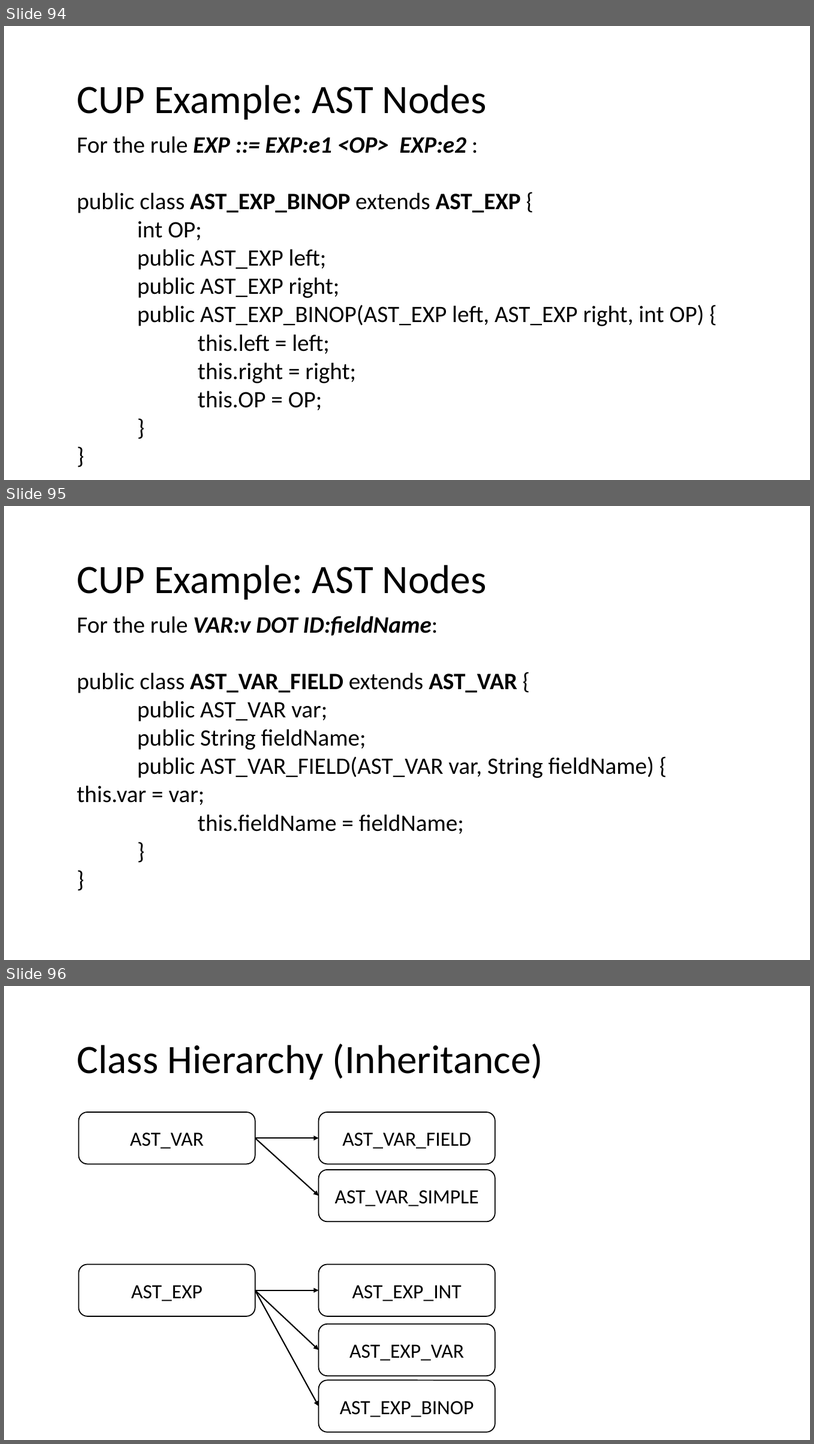
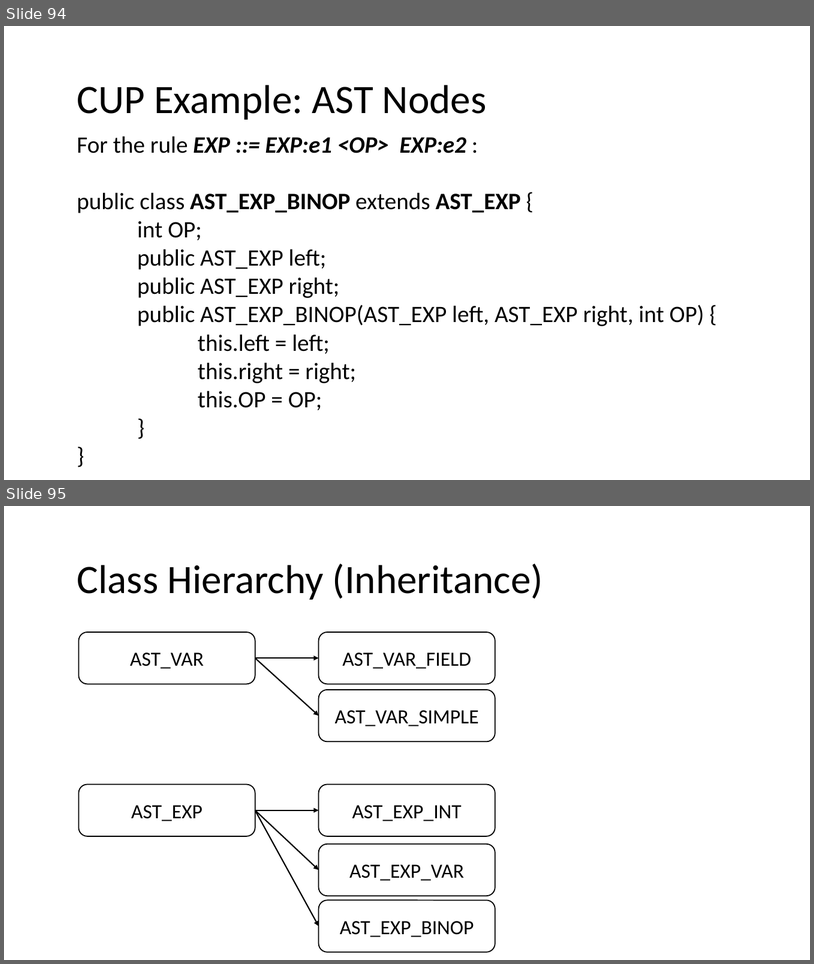
Before and after one commit to nivshani/compilation, a slide deck: slides/bottom_up_parsing.pptx. Shown one above the other, each under a label of ours: slides 94, 95 and 96 before the commit, slides 94 and 95 after it. The pictures are 814x1444 and 814x964 pixels, drawn with LibreOffice and Linux fonts; fonts in the diff are those of the drawing. Boxes give left, top, right and bottom in pixels: in the first picture for what was removed or moved away, otherwise in the second. Text is boxed around its words. In the diff, an @@ line names an element or a change of style, - is before the commit and + after.

```diff
--- a/slides/bottom_up_parsing.pptx
+++ b/slides/bottom_up_parsing.pptx
@@ slide 95 removed at (x1=4, y1=506, x2=810, y2=960), background #FFFFFF @@
@@ text removed at (x1=77, y1=565, x2=487, y2=600) @@
-CUP Example: AST Nodes
@@ text removed at (x1=77, y1=616, x2=654, y2=834) @@
-For the rule VAR:v DOT ID:fieldName:
-public class AST_VAR_FIELD extends AST_VAR {
-public AST_VAR var;
-public String fieldName;
-public AST_VAR_FIELD(AST_VAR var, String fieldName) { this.var = var;
-this.fieldName = fieldName;
-}
-}
@@ what was slide 96 is now slide 95 @@
```
Also in this commit, not shown: 1 slide changed, 1 other file.
